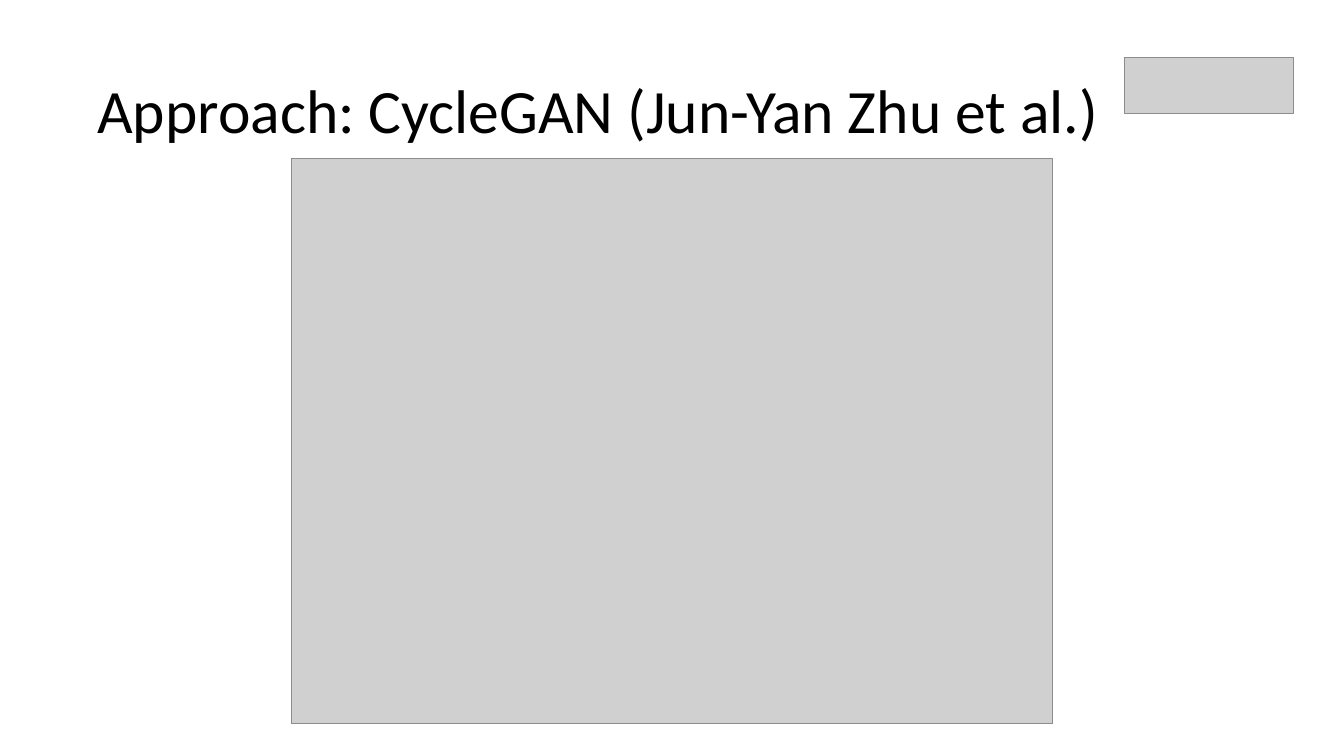
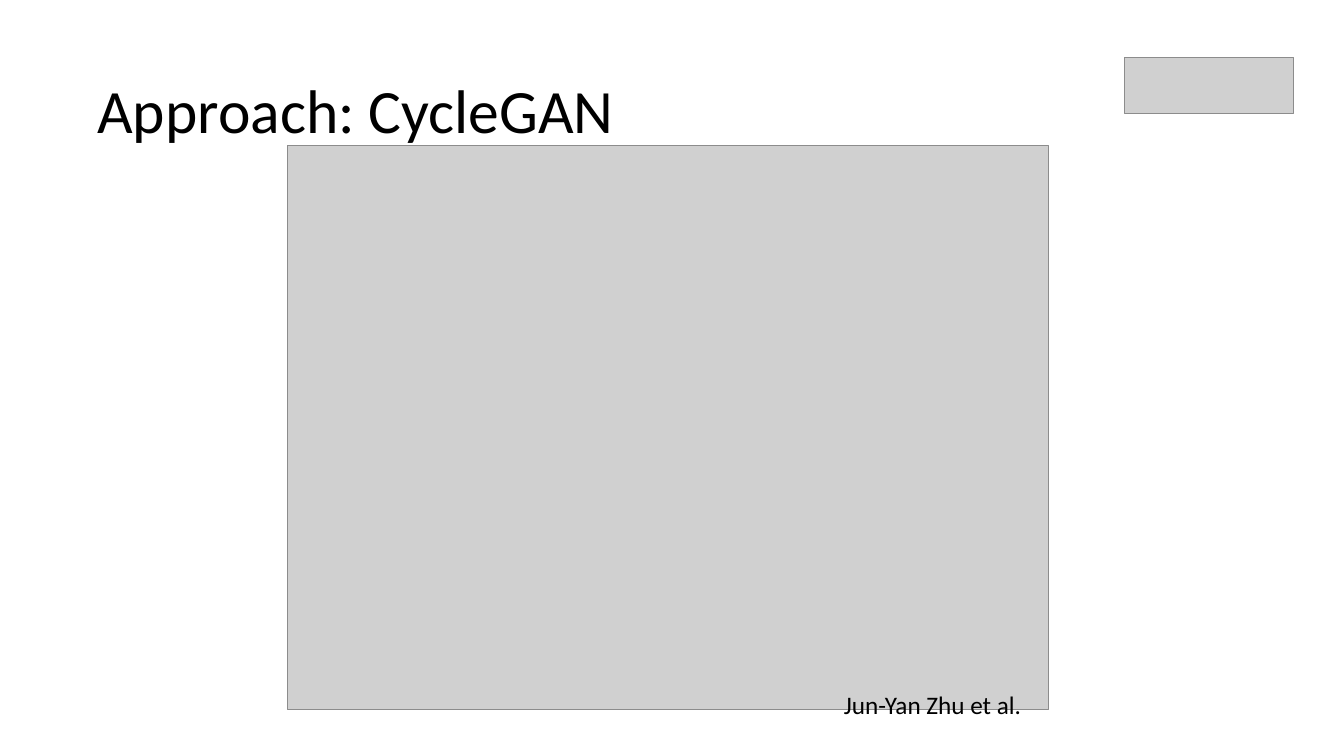
Before and after one commit to fs2019-atml/face-to-cartoon, a slide deck: slide 4 of Presentation_FaceToCartoon.pptx. Drawn at 1344x756 pixels with LibreOffice and Linux fonts; fonts in the diff are those of the drawing; grey boxes stand for pictures. Boxes give left, top, right and bottom in pixels: in the first picture for what was removed or moved away, otherwise in the second. Text is boxed around its words. In the diff, an @@ line names an element or a change of style, - is before the commit and + after.

```diff
--- a/Presentation_FaceToCartoon.pptx
+++ b/Presentation_FaceToCartoon.pptx
@@ text at bbox=[97, 90, 614, 148]: text changed @@
-Approach: CycleGAN (Jun-Yan Zhu et al.)
+Approach: CycleGAN
@@ picture: place and size @@
-picture at bbox=[291, 159, 1053, 724]
+picture at bbox=[287, 146, 1049, 711]
@@ text added at bbox=[844, 696, 1021, 720], 18 pt, text #000000 @@
+Jun-Yan Zhu et al.
```
Also in this commit, not shown: 4 other slides changed, 1 other file.
